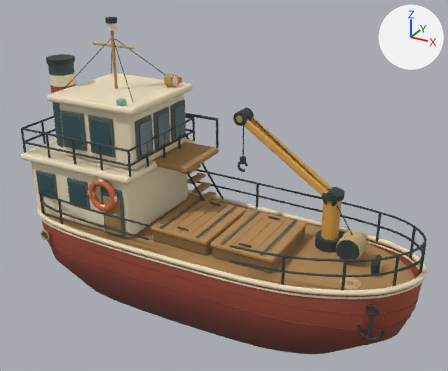
One commit to the glTF model public/models/working-boat.glb: the scene before it, then after it.
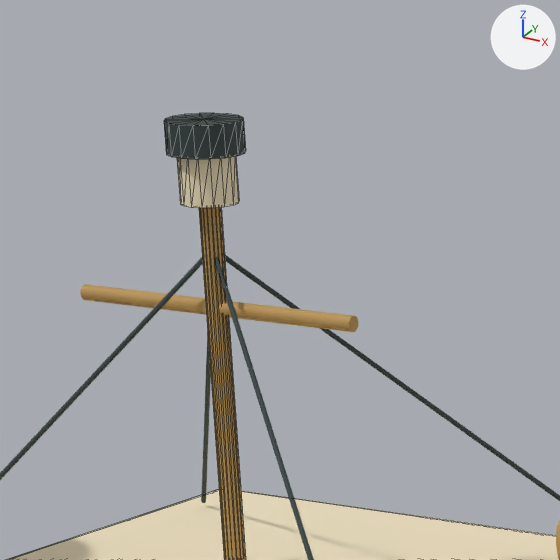
The first picture shows the older version from a 50 mm camera at (6.21, -10.36, 7.46) aimed at (0.49, 0.02, 2.27). The close-ups show the older and then the newer version on the part from 18% to 37% of the width and 0% to 23% of the height of that picture. Only the edits that show in the close-ups are written down. Every picture has the same lights, and +X, +Y and +Z are marked at upper right. The close-ups show mesh edges as thin lines. Where no turn or scale is listed for an object, it has been applied to the vertices.

Names of what the first close-up shows: 'brass.004', 'brass.005', 'cream.003', 'mast-lamp', 'rail.059', 'rail.060', 'rail.061', 'rail.062', 'rail.063' and 1 more.
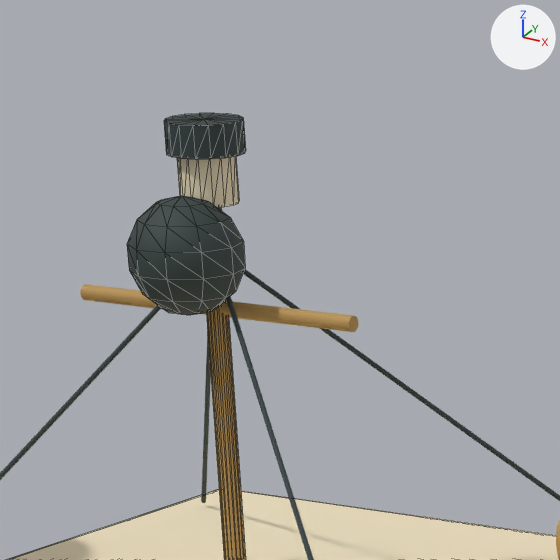
The change, as a list of edits to the scene's bpy script:
```text
Add mat_rubber:
    mat_rubber = principled_material('rubber')
    mat_rubber.base_color = (0.0356, 0.0545, 0.0513)  # dark grey #354240
    mat_rubber.roughness = 0.73
Add me_mesh_106:
    me_mesh_106.from_pydata(...)  # 77 vertices, 120 faces; spans x -0.175..0.175, y -0.167..0.167, z -0.18..0.18
    me_mesh_106.materials.append(mat_rubber)  # dark grey #354240
Add ob_anchor_ball:
    ob_anchor_ball = bpy.data.objects.new('anchor-ball', me_mesh_106)
    ob_anchor_ball.location = (-2.06, -0.23, 5.12)
```

Boxes (x1, y1, x2, y2) around the edits, measured in the close-ups (560 x 560 px):
'anchor-ball', added
    after: (127, 196, 245, 315)
